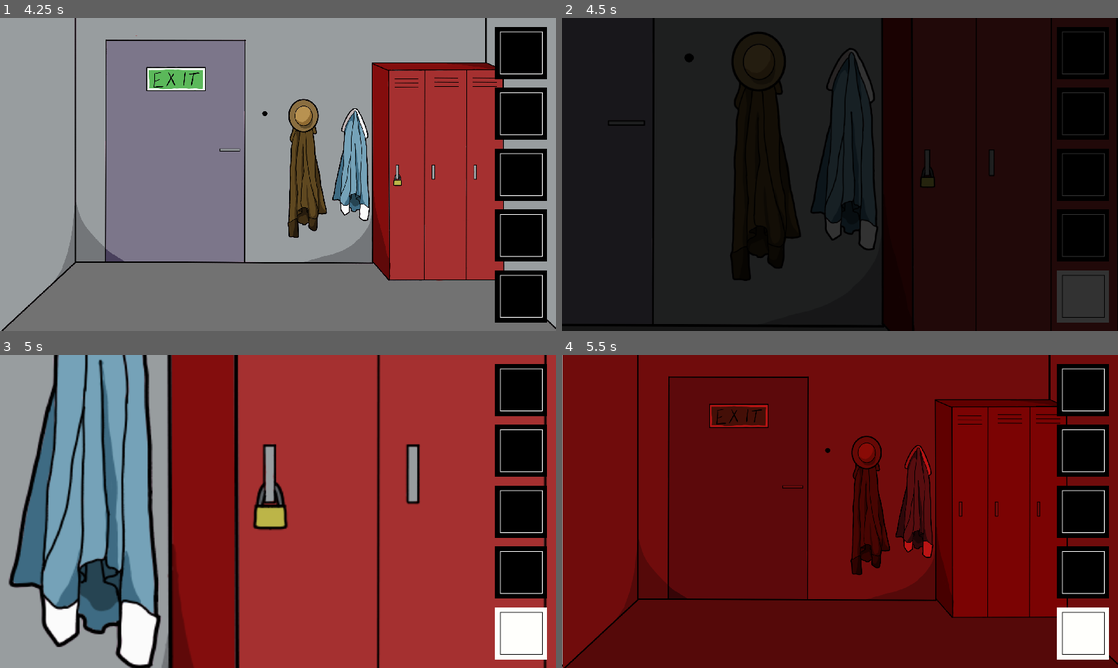
Above: before the commit, frames 1-4 (two rows, left to right).
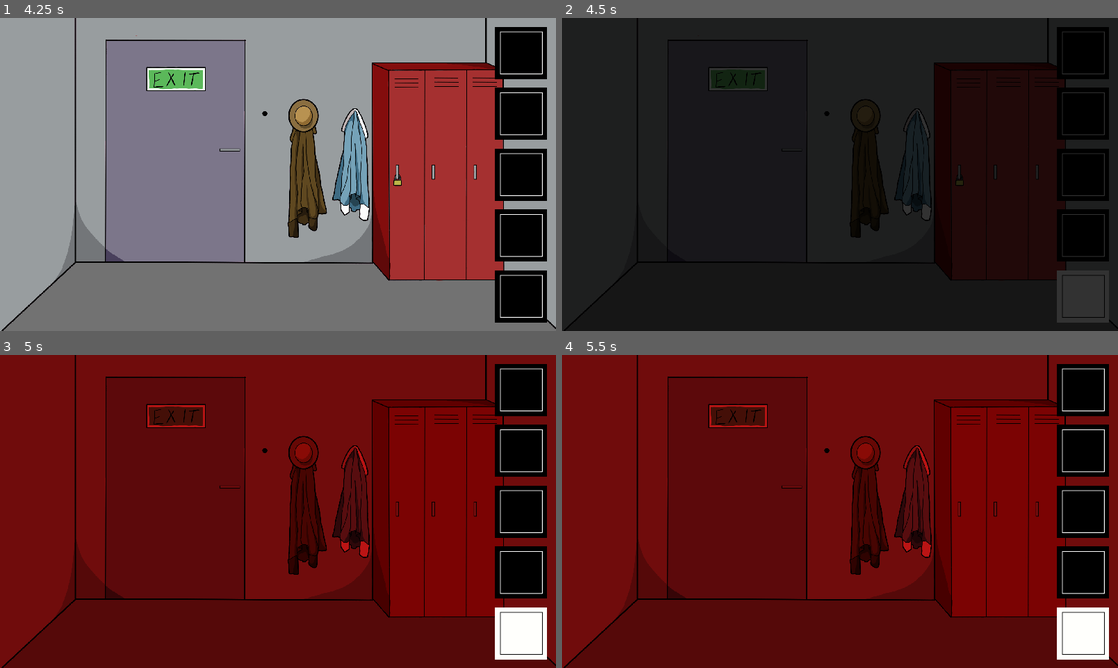
Above: after the commit, the same moments.

Repository: bemain/game-jam-2022w8
Game: Godot game, scene res://World.tscn
The game is run twice, just before and just after one commit, with the same random seed, the same clock (stepped at 60 frames per second) and the same inputs.
Inputs (mouse positions are in pixels of both pictures, inside the frame that each line leads up to):
- Up to frame 1 (4.25 s): click (522, 52) at 0.5 s; click (522, 115) at 1.25 s; click (522, 174) at 2 s; click (522, 233) at 2.75 s; click (522, 296) at 3.5 s
- Up to frame 2 (4.5 s): tap Enter at 4.25 s; move the mouse to (962, 180) at 4.27 s; hold Right (ui_right) from 4.28 s (still down); click (962, 180) at 4.42 s
- Up to frame 3 (5 s): keep holding Right (ui_right)
- Up to frame 4 (5.5 s): move the mouse to (834, 511) at 5.02 s; release Right (ui_right) at 5.03 s; hold Down (ui_down) from 5.03 s (still down); click (834, 511) at 5.17 s

Frame 1 is identical in both runs. In frame 2, 9.7% of the frame differs, in the area x 0-100%, y 0-100%; in frame 3, 90%; in frame 4, 4.4%.

Commit message:
Create helper class Clickable

Diff:
--- /dev/null
+++ b/Prefabs/Objects/Clickable.gd
@@ -0,0 +1,11 @@
+extends GameObject
+class_name Clickable
+
+signal clicked
+
+
+func _on_Clickable_input_event(_viewport: Node, event: InputEvent, _shape_idx: int) -> void:
+	if event is InputEventMouseButton \
+	and event.button_index == BUTTON_LEFT \
+	and event.pressed:
+		emit_signal("clicked")
--- /dev/null
+++ b/Prefabs/Objects/Clickable.tscn
@@ -0,0 +1,8 @@
+[gd_scene load_steps=2 format=2]
+
+[ext_resource path="res://Prefabs/Objects/Clickable.gd" type="Script" id=1]
+
+[node name="Clickable" type="Area2D"]
+script = ExtResource( 1 )
+
+[connection signal="input_event" from="." to="." method="_on_Clickable_input_event"]
--- a/Prefabs/Objects/Focusable.gd
+++ b/Prefabs/Objects/Focusable.gd
@@ -1,4 +1,4 @@
-extends GameObject
+extends Clickable
 class_name Focusable
 
 signal focused
@@ -19,10 +19,9 @@
 	assert(focus_zoom > 0, "Focus zoom cannot be negative or zero!")
 
 
-func _on_Focusable_input_event(_viewport: Node, event: InputEvent, _shape_idx: int) -> void:
-	if event is InputEventMouseButton \
-	and event.button_index == BUTTON_LEFT \
-	and event.pressed:
+
+
+func _on_clicked() -> void:
 		# If object already focused, do nothing
 		if self.is_focused:
 			return
@@ -30,4 +29,5 @@
 		yield(get_tree(),"idle_frame")  # Wait one frame before focusing to let input pass to children first
 										# Otherwise, subobjects can be clicked while this object is not focused
 		Gamestate.focused_object = object_name  # Focus on this object
+		propagate_call("set_disabled", [false])
 		emit_signal("focused")
--- a/Prefabs/Objects/Focusable.tscn
+++ b/Prefabs/Objects/Focusable.tscn
@@ -7,4 +7,4 @@
 
 [node name="FocusPoint" type="Position2D" parent="."]
 
-[connection signal="input_event" from="." to="." method="_on_Focusable_input_event"]
+[connection signal="clicked" from="." to="." method="_on_clicked"]
--- a/Prefabs/Objects/Unlockable.gd
+++ b/Prefabs/Objects/Unlockable.gd
@@ -1,4 +1,4 @@
-extends GameObject
+extends Clickable
 class_name Unlockable
 
 signal unlocked
@@ -12,14 +12,11 @@
 	assert(key != "", "No key set, Object can't be opened!")
 
 
-func _on_Unlockable_input_event(_viewport: Node, event: InputEvent, _shape_idx: int) -> void:
-	if event is InputEventMouseButton \
-	and event.button_index == BUTTON_LEFT \
-	and event.pressed:
-		if not is_locked:
-			return  # If already unlocked, return
+func _on_clicked() -> void:
+	if not is_locked:
+		return  # If already unlocked, return
 
-		if Gamestate.selected_item == key:
-			yield(get_tree(),"idle_frame")  # Wait one frame before focusing to let input pass to children first
-			is_locked = false
-			emit_signal("unlocked")
+	if Gamestate.selected_item == key:
+		yield(get_tree(),"idle_frame")  # Wait one frame before focusing to let input pass to children first
+		is_locked = false
+		emit_signal("unlocked")
--- a/Prefabs/Objects/Unlockable.tscn
+++ b/Prefabs/Objects/Unlockable.tscn
@@ -5,4 +5,4 @@
 [node name="Unlockable" type="Area2D"]
 script = ExtResource( 1 )
 
-[connection signal="input_event" from="." to="." method="_on_Unlockable_input_event"]
+[connection signal="clicked" from="." to="." method="_on_clicked"]
--- a/project.godot
+++ b/project.godot
@@ -10,6 +10,11 @@
 
 _global_script_classes=[ {
 "base": "GameObject",
+"class": "Clickable",
+"language": "GDScript",
+"path": "res://Prefabs/Objects/Clickable.gd"
+}, {
+"base": "Clickable",
 "class": "Focusable",
 "language": "GDScript",
 "path": "res://Prefabs/Objects/Focusable.gd"
@@ -19,12 +24,13 @@
 "language": "GDScript",
 "path": "res://Prefabs/Objects/GameObject.gd"
 }, {
-"base": "GameObject",
+"base": "Clickable",
 "class": "Unlockable",
 "language": "GDScript",
 "path": "res://Prefabs/Objects/Unlockable.gd"
 } ]
 _global_script_class_icons={
+"Clickable": "",
 "Focusable": "",
 "GameObject": "",
 "Unlockable": ""
